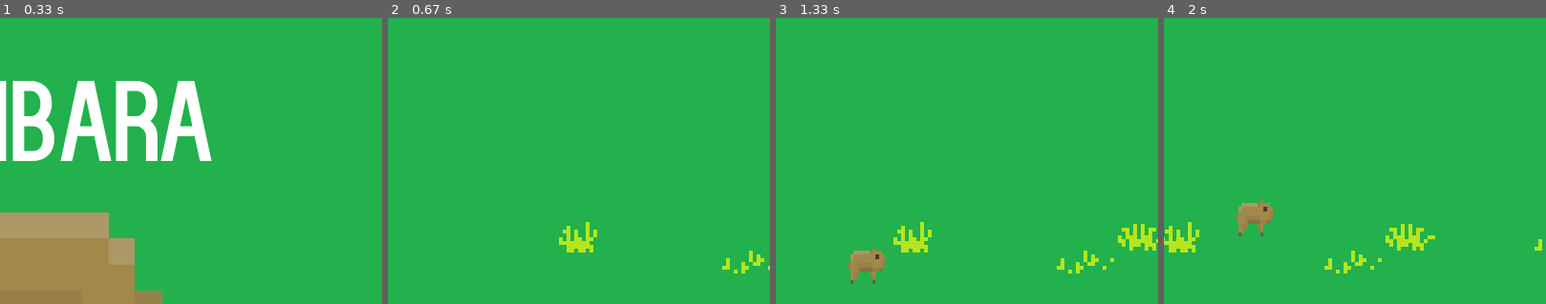
Above: before the commit, frames 1-4 (left to right).
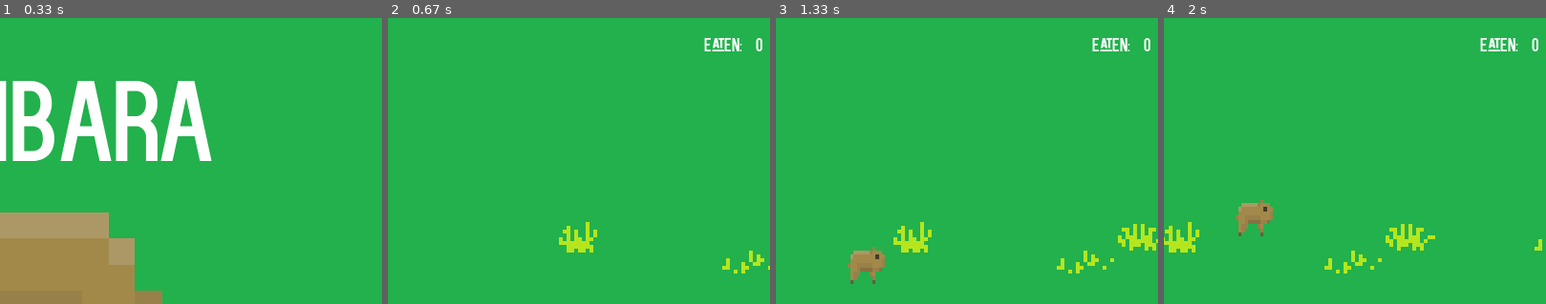
Above: after the commit, the same moments.

Repository: moren126/Cannibara_pygame
Game: pygame game, started from main.py
Same seed, same stepped clock (60 frames per second), same inputs: the game is played once before the commit and once after it.
Inputs (mouse positions are % of the whole screen's width and height, from its top left):
- Up to frame 1 (0.33 s): no input
- Up to frame 2 (0.67 s): click "PLAY" at 0.42 s
- Up to frame 3 (1.33 s): hold Right 0.67-1.13 s; move the mouse to (46, 54) at 0.7 s; hold Up from 1.17 s (still down)
- Up to frame 4 (2 s): release Up at 1.47 s; hold Right 1.5-1.97 s
The pictures show only the part of the screen within x 50-100%, y 0-50%; the shares and areas given below are measured in that part.

Frame 1 is identical in both runs. In frame 2, 0.4% of the frame differs, in the area x 82-98%, y 7-12%; in frame 3, 0.4%; in frame 4, 0.4%.

Commit message:
Eaten counter added

Diff:
--- /dev/null
+++ b/eaten.py
@@ -0,0 +1,20 @@
+import pygame
+import tkinter as tk
+from tkinter import font as tkfont
+
+WHITE = (255, 255, 255)
+
+class Eaten:
+
+    def drawEatenCounter(eatenCounter, DISPLAYSURF, WINWIDTH):
+
+        BASICFONT = pygame.font.Font('fonts/Kenzo.otf', 20)
+        eatenSurf = BASICFONT.render('EATEN: ', True, WHITE)
+        eatenRect = eatenSurf.get_rect()
+        eatenRect.center = (WINWIDTH - 50, 30)
+        DISPLAYSURF.blit(eatenSurf, eatenRect)
+
+        eatenCounterSurf = BASICFONT.render(str(eatenCounter), True, WHITE)
+        eatenCounterRect = eatenCounterSurf.get_rect()
+        eatenCounterRect.center = (WINWIDTH - 15, 30)
+        DISPLAYSURF.blit(eatenCounterSurf, eatenCounterRect)
--- a/game.py
+++ b/game.py
@@ -9,6 +9,7 @@
 from enemy import*
 from bouncing import*
 from healthMeter import *
+from eaten import *
 
 FPS = 30
 WINWIDTH = 800 # szerokosc okna
@@ -74,6 +75,8 @@
         winRect2 = winSurf2.get_rect()
         winRect2.center = (HALF_WINWIDTH, HALF_WINHEIGHT + 40)
 
+        # licznik zjedzonych kapibar
+        eatens = 0
 
         camerax = 0
         cameray = 0
@@ -183,6 +186,9 @@
 
             # rysowanie wskaźnika poziomu zdrowia
             HealthMeter.drawHealthMeter(playerObj['health'], DISPLAYSURF, MAXHEALTH, WINHEIGHT)
+
+            # rysowanie licznika zjedzonych kapibar
+            Eaten.drawEatenCounter(eatens, DISPLAYSURF, WINWIDTH)
 
             # obsługa zdarzeń
             for event in pygame.event.get():
@@ -251,6 +257,7 @@
                         # doszło do kolizji
                         if enObj['width'] * enObj['height'] <= playerObj['size']**2:
                             # gracz jt większy i zjada kapibarę
+                            eatens += 1
                             playerObj['size'] += int( (enObj['width'] * enObj['height'])**0.2 ) + 1
                             del enemyObjs[i]
 
